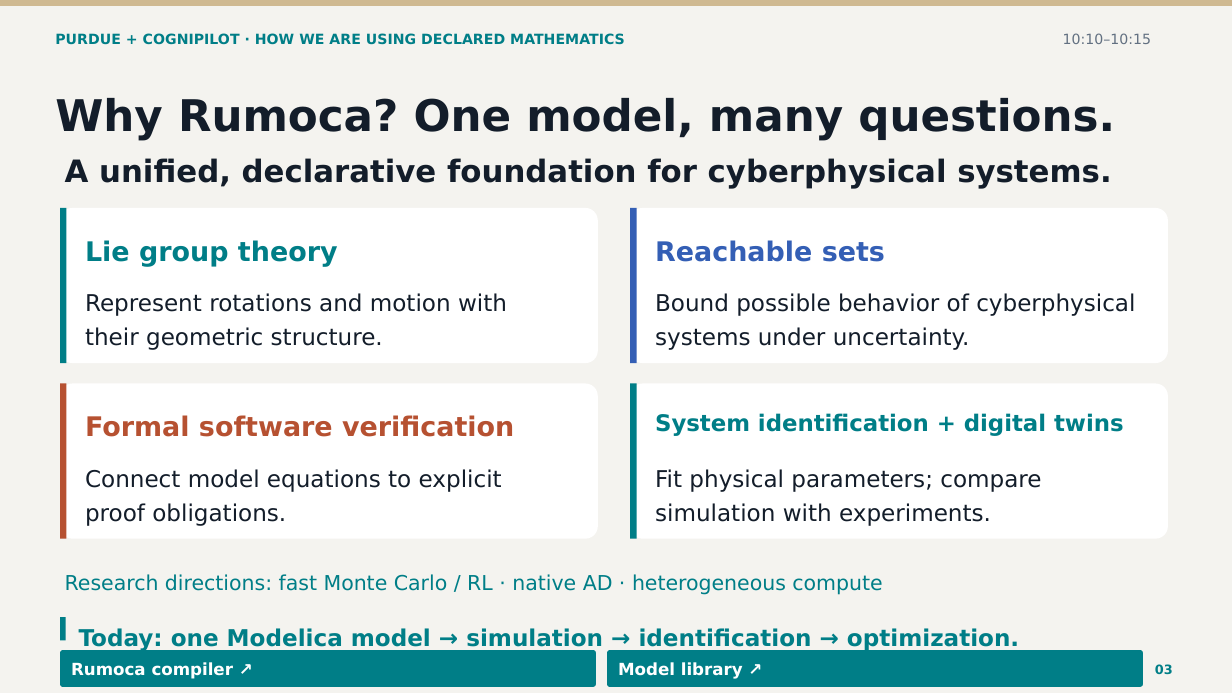
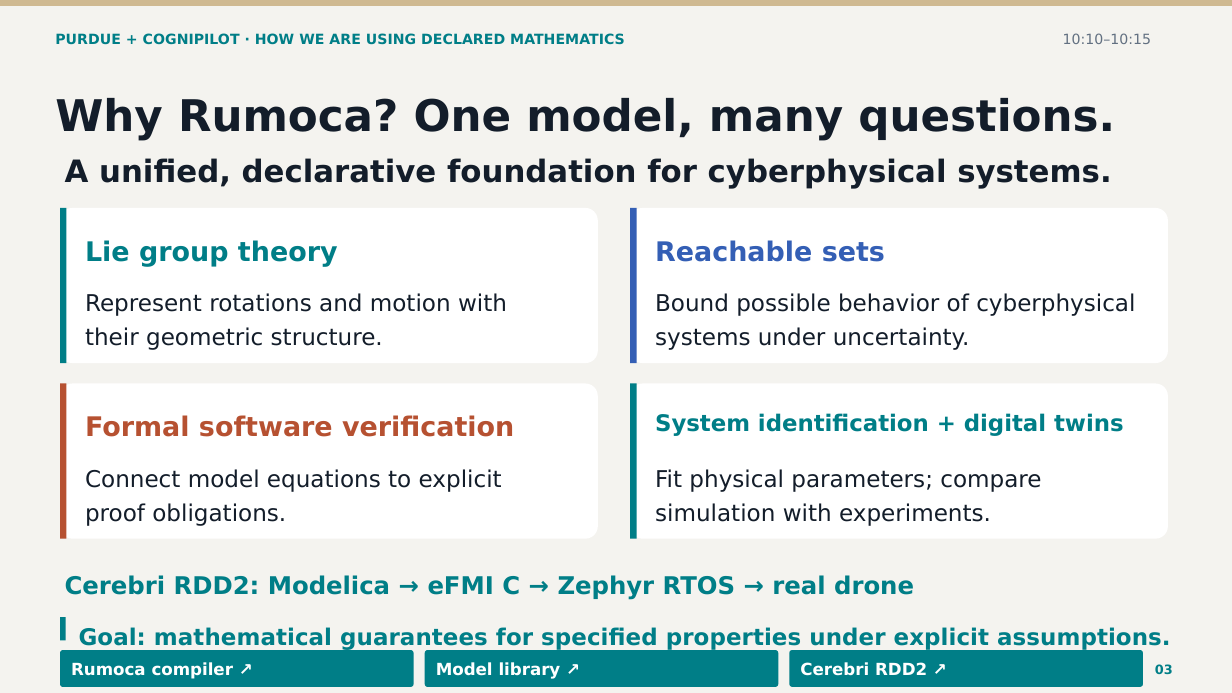
Before and after one commit to CogniPilot/rumoca-workshop, a slide deck: slide 3 of slides/workshop.pptx. Drawn at 1232x693 pixels with LibreOffice and Linux fonts; fonts in the diff are those of the drawing. Boxes give left, top, right and bottom in pixels: in the first picture for what was removed or moved away, otherwise in the second. Text is boxed around its words. In the diff, an @@ line names an element or a change of style, - is before the commit and + after.

Commit message:
Show Cerebri deployment and runnable FastDyn instructions in the slides

```diff
--- a/slides/workshop.pptx
+++ b/slides/workshop.pptx
@@ text at (x1=65, y1=575, x2=914, y2=600): text changed; size 16 to 19 pt; bold on @@
-Research directions: fast Monte Carlo / RL · native AD · heterogeneous compute
+Cerebri RDD2: Modelica → eFMI C → Zephyr RTOS → real drone
@@ text at (x1=79, y1=627, x2=1171, y2=652): text changed @@
-Today: one Modelica model → simulation → identification → optimization.
+Goal: mathematical guarantees for specified properties under explicit assumptions.
@@ rounded rectangle resized from (x1=60, y1=651, x2=596, y2=688) to (x1=60, y1=651, x2=414, y2=688) @@
@@ rounded rectangle resized from (x1=607, y1=651, x2=1143, y2=688) to (x1=425, y1=651, x2=779, y2=688) @@
@@ text "Model library ↗" moved from (x1=618, y1=662, x2=743, y2=679) to (x1=436, y1=662, x2=561, y2=679) @@
@@ rounded rectangle added at (x1=789, y1=651, x2=1143, y2=688), fill #007E87 @@
@@ text added at (x1=800, y1=662, x2=927, y2=676), 13 pt, text #FFFFFF, bold @@
+Cerebri RDD2 ↗
```
Also in this commit, not shown: 1 other slide changed, 30 other files.
